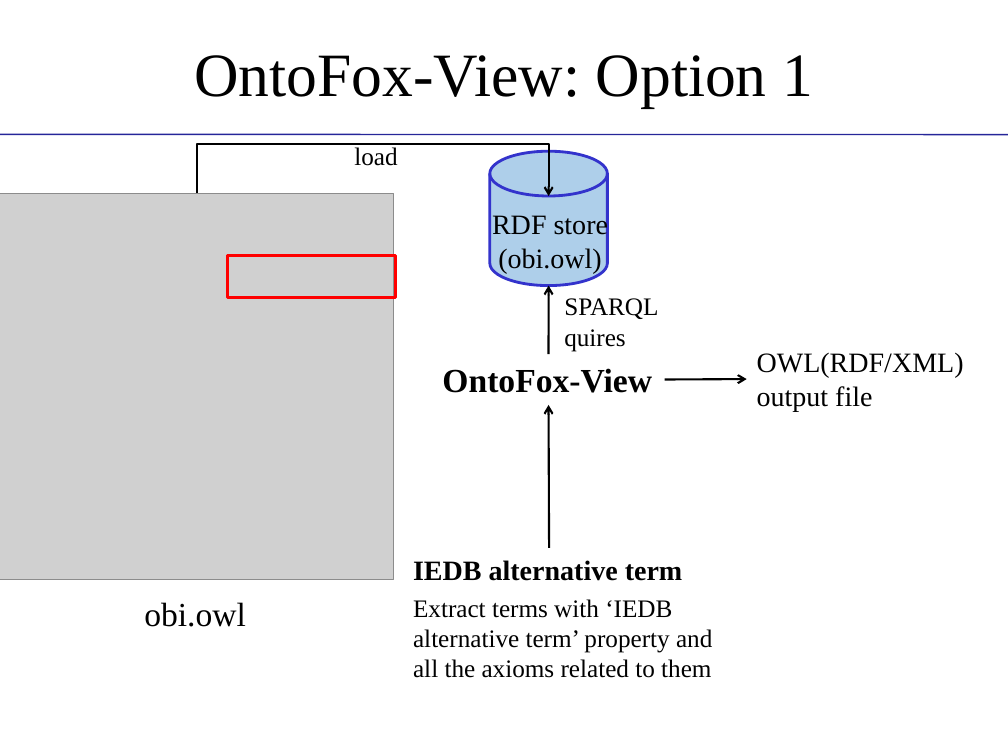
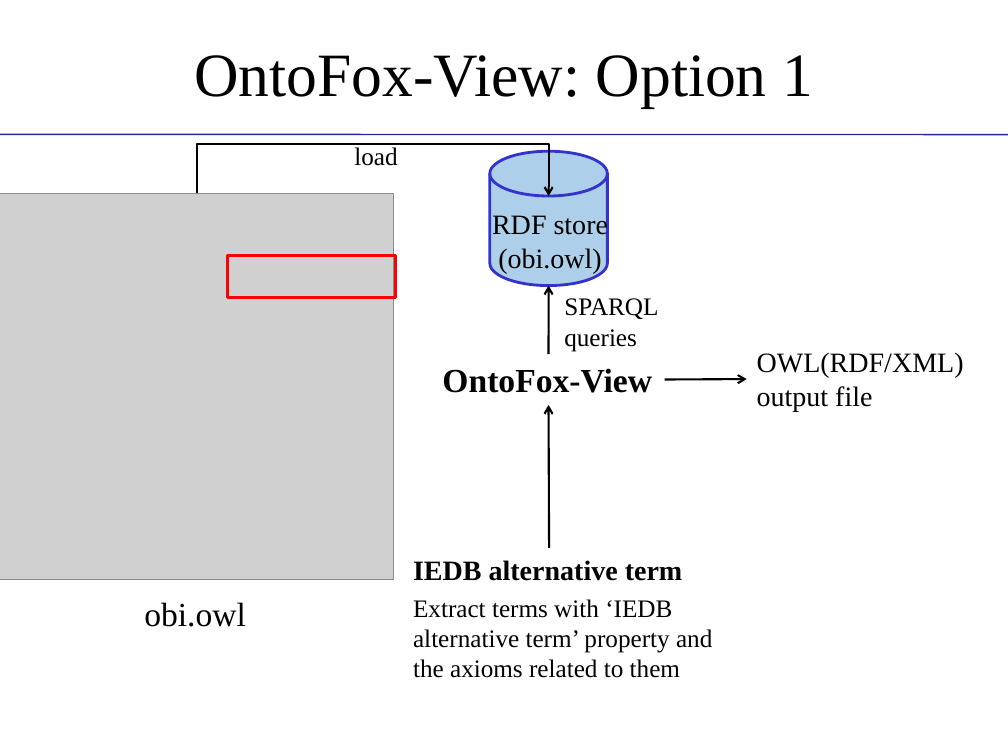
Before and after one commit to obi-ontology/obi-legacy-svn, a slide deck: slide 15 of trunk/docs/presentations/OBI tutorial July 2011 ICBO/MIREOT-View.pptx. Drawn at 1008x756 pixels with LibreOffice and Linux fonts; fonts in the diff are those of the drawing; grey boxes stand for pictures; background and template pictures are left out. Boxes give left, top, right and bottom in pixels: in the first picture for what was removed or moved away, otherwise in the second. Text is boxed around its words. In the diff, an @@ line names an element or a change of style, - is before the commit and + after.

Commit message:
Corrected typos, clarified some points, added citation to paper, removed 'easy to use' - let people decide that themselves, adjusted acknowlegements, changed 'all axioms' to 'axioms', removed science commons logo

```diff
--- a/trunk/docs/presentations/OBI tutorial July 2011 ICBO/MIREOT-View.pptx
+++ b/trunk/docs/presentations/OBI tutorial July 2011 ICBO/MIREOT-View.pptx
@@ text at <box>564,329,637,352</box>: text changed @@
-quires
+queries
@@ text at <box>413,659,680,678</box>: text changed @@
-all the axioms related to them
+the axioms related to them
```
Also in this commit, not shown: 12 other slides changed.
